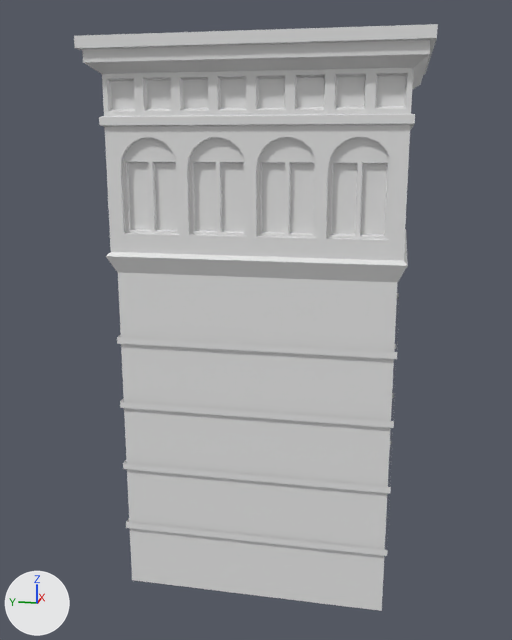
The OBJ model Assets/Models/Meshes/DownTownMeshes/dt_house02a_3d.obj, before and after one commit.
Before and after are seen from a 50 mm camera at (-28.1, -4.8, 16.6) aimed at (-0.3, 0.8, 9.6). Every picture has the same lights, and +X, +Y and +Z are marked at lower left. Where no turn or scale is listed for an object, it has been applied to the vertices.

Objects in the first picture: 'dt_house02a_3d'.
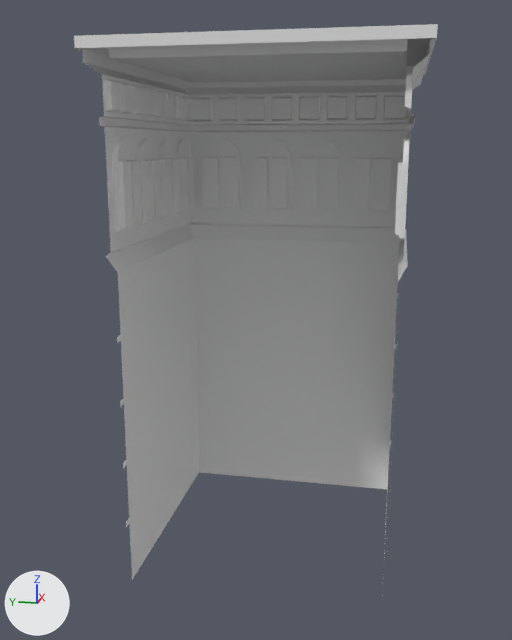
Where the change shows, as pixel boxes [x1, y1, x2, y2] in the pictures (512 x 640 px):
'dt_house02a_3d', reshaped
    before: [74, 24, 438, 611]
    after: [74, 24, 438, 596]
part 1 of me_dt_house02a_3d, cut back
    before: [78, 38, 435, 611]
    after: [104, 73, 413, 113]

Edits to the bpy script that builds the scene:
```text
Change me_dt_house02a_3d:
    used by ob_dt_house02a_3d; location = (0.0, 0.0, 0.0)
    remove me_dt_house02a_3d.from_pydata(...)  # 1044 vertices, 1145 faces; spans x -5.6..5.6, y -5.6..5.6, z 0.0..20.0
    add me_dt_house02a_3d.from_pydata(...)  # 806 vertices, 862 faces; spans x -5.6..5.6, y -5.6..5.6, z 0.0..20.0
    me_dt_house02a_3d part 1
    238 vertices are removed from x -5.0..-4.7, y -4.8..4.8, z 13.7..18.9
    291 faces are deleted
    8 new faces join them
```
